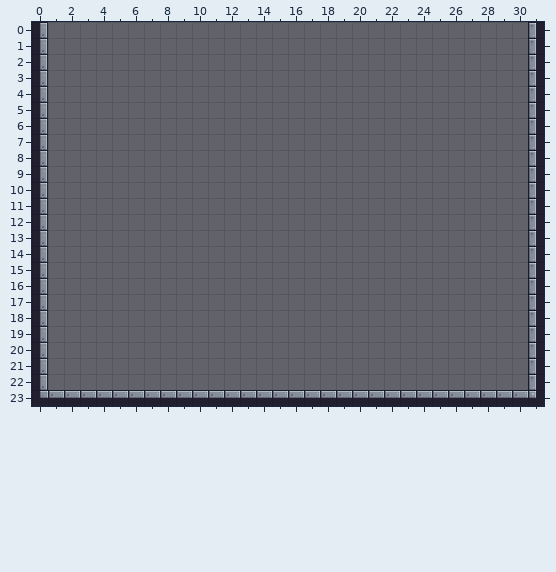
Two states of a Tiled map (JSON), src/levels/level03.zmap.json. The first picture shows the starting point.
Cells are 16x16 px. Shown: x 0..31, y 0..23.
The same view after the edit:
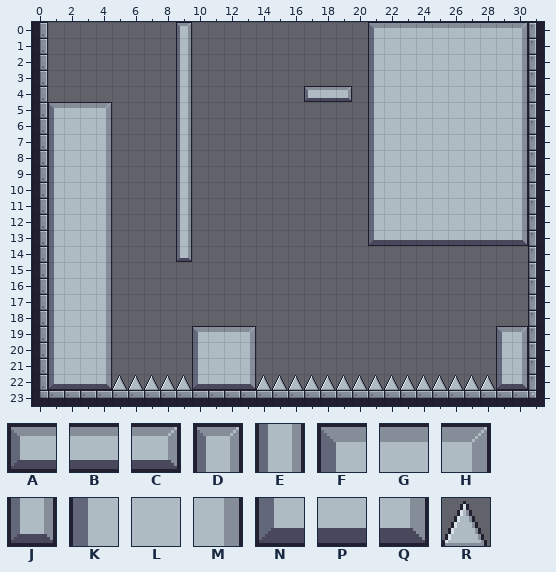
Key: from "tileset": A 100, B 101, C 102, D 103, E 125, F 144, G 145, H 146, J 147, K 166, L 167, M 168, N 188, P 189, Q 190, R 264.
_ is an empty cell.
Change:
Changed rows in their new state; . is an unchanged cell.
Layer "Tile Layer 1":
first column x 1:
 0 ........D...........FGGGGGGGGH
 1 ........E...........KLLLLLLLLM
 2 ........E...........KLLLLLLLLM
 3 ........E...........KLLLLLLLLM
 4 ........E.......ABC.KLLLLLLLLM
 5 FGGH....E...........KLLLLLLLLM
 6 KLLM....E...........KLLLLLLLLM
 7 KLLM....E...........KLLLLLLLLM
 8 KLLM....E...........KLLLLLLLLM
 9 KLLM....E...........KLLLLLLLLM
10 KLLM....E...........KLLLLLLLLM
11 KLLM....E...........KLLLLLLLLM
12 KLLM....E...........KLLLLLLLLM
13 KLLM....E...........NPPPPPPPPQ
14 KLLM....J.....................
15 KLLM..........................
16 KLLM..........................
17 KLLM..........................
18 KLLM..........................
19 KLLM.....FGGH...............FH
20 KLLM.....KLLM...............KM
21 KLLM.....KLLM...............KM
22 NPPQRRRRRNPPQRRRRRRRRRRRRRRRNQ
